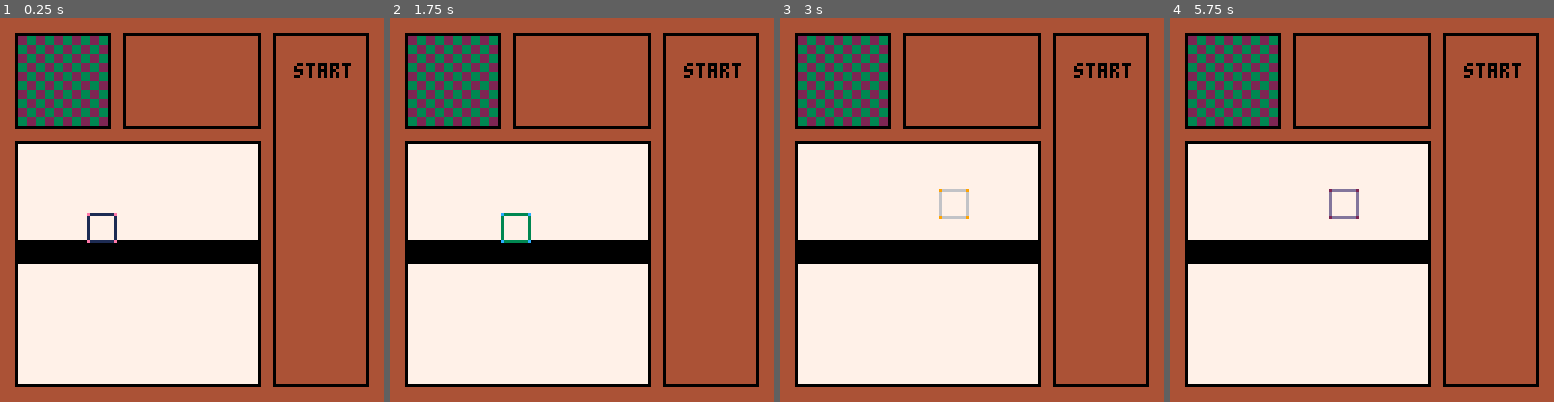
Above: before the commit, frames 1-4 (left to right).
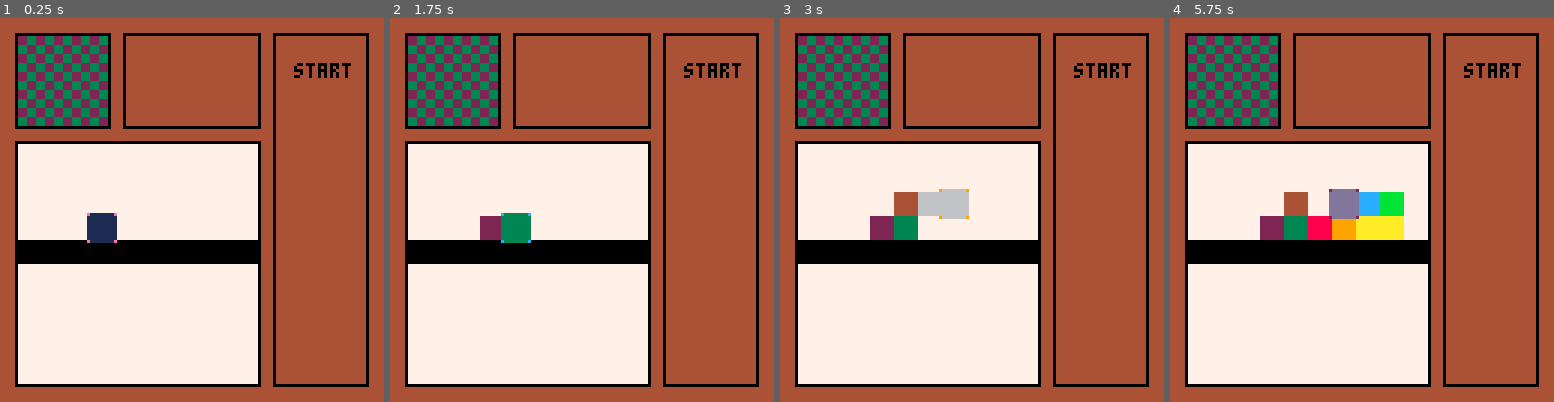
Above: after the commit, the same moments.

Repository: appellatebaton0/siege-6
Game: PICO-8 cartridge siege6.p8
Two runs of this game, one before a commit and one after it. Both use one fixed random seed, a clock stepped at 60 frames per second and the inputs below.
Inputs:
- Up to frame 1 (0.25 s): no input
- Up to frame 2 (1.75 s): tap O (Z key) at 0.7, 1.7 s; hold Right from 1.6 s (still down)
- Up to frame 3 (3 s): release Right at 2.1 s; tap O (Z key) at 2.1, 2.5, 2.9 s; hold Up 2.15-2.42 s; hold Right from 2.47 s (still down)
- Up to frame 4 (5.75 s): release Right at 3.03 s; hold Left 3.08-3.58 s; tap O (Z key) every 0.4 s from 3.3 to 5.7 s; hold Down 3.63-3.97 s; hold Right 4.02-4.68 s; hold Up 4.73-5.03 s; hold Left 5.08-5.68 s; hold Down from 5.73 s (still down)

The runs differ from the first frame. In frame 1, 0.4% of the frame differs, in the area x 23-30%, y 51-58%; in frame 2, 0.7%; in frame 3, 1.9%; in frame 4, 3.8%, in the area x 23-61%, y 45-58%.

Commit message:
v0.7 - Color Writing
The cursor now constantly writes its color to its current square, unless that square is already complete.

Diff:
--- a/siege6.lua
+++ b/siege6.lua
@@ -15,6 +15,11 @@
             end
             this.canvas[i] = row
         end
+    end,
+
+    // Check the grids against each other to see if its complete.
+    attempt_win=function()
+
     end
 }
 
@@ -121,16 +126,20 @@
     end,
 
     write=function(this)
-        // Ignore if writing to a fufilled square
-        if game_pane.canvas[1][1] == grid.canvas[1][1] then return end
+        // Ignore if writing to a fufilled square / already that color
+        if game_pane.canvas[this.x][this.y] == grid.canvas[this.x][this.y] then return end
+        if game_pane.canvas[this.x][this.y] == this.color then return end
 
+        game_pane.canvas[this.x][this.y] = this.color
 
+        // Check for success
+        grid:attempt_win()
     end,
 
     _update=function(this)
         this:control()
         this:cycle_color()
-        this.write()
+        this:write()
     end,
 
     _draw=function (this)
